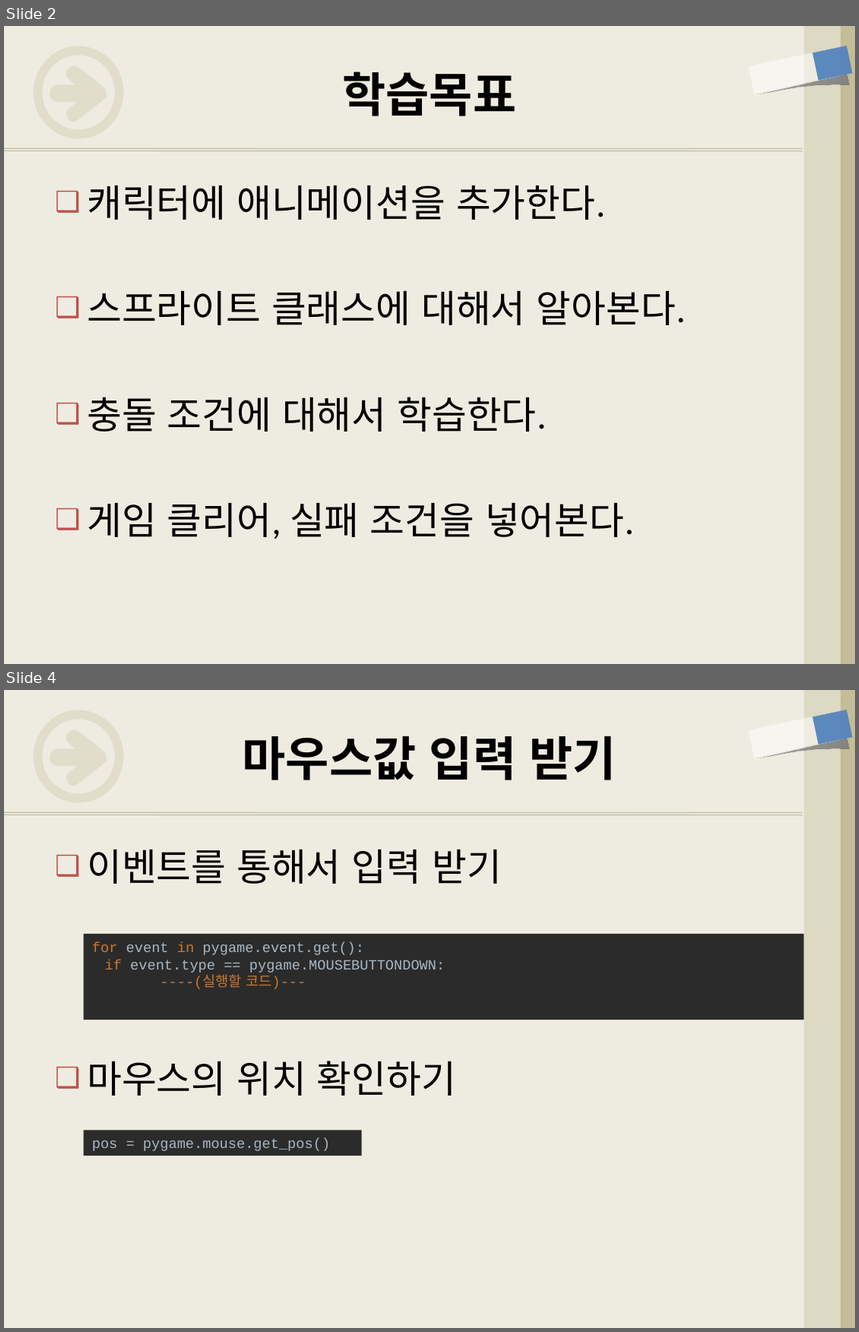
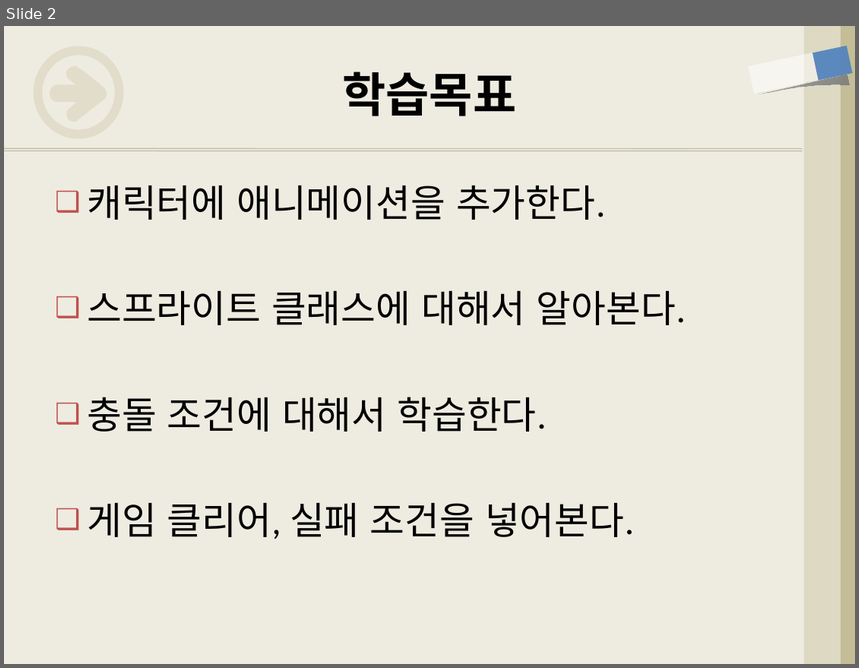
Before and after one commit to freshmea/weizman_python_class, a slide deck: textbook/파이썬5-4교시.pptx. Shown one above the other, each under a label of ours: slides 2 and 4 before the commit, slide 2 after it; the slides between them are not shown. The pictures are 859x1332 and 859x668 pixels, drawn with LibreOffice and Linux fonts; fonts in the diff are those of the drawing. Boxes give left, top, right and bottom in pixels: in the first picture for what was removed or moved away, otherwise in the second. Text is boxed around its words. In the diff, an @@ line names an element or a change of style, - is before the commit and + after.

```diff
--- a/textbook/파이썬5-4교시.pptx
+++ b/textbook/파이썬5-4교시.pptx
@@ slide 4 removed at (4, 690, 855, 1328), background #EEECE1; not listed: 8 template elements that a slide beside it also shows @@
@@ title removed at (243, 736, 617, 780) @@
-마우스값 입력 받기
@@ text removed at (87, 850, 502, 1096) @@
-❑ 이벤트를 통해서 입력 받기
-❑ 마우스의 위치 확인하기
@@ rectangle removed at (83, 934, 804, 1021) @@
-for event in pygame.event.get():
-if event.type == pygame.MOUSEBUTTONDOWN:
-----(실행할 코드)---
@@ rectangle removed at (83, 1130, 361, 1156) @@
-pos = pygame.mouse.get_pos()
```
Also in this commit, not shown: 2 slides changed, 4 slides added, 4 other slides removed, 1 other file.
